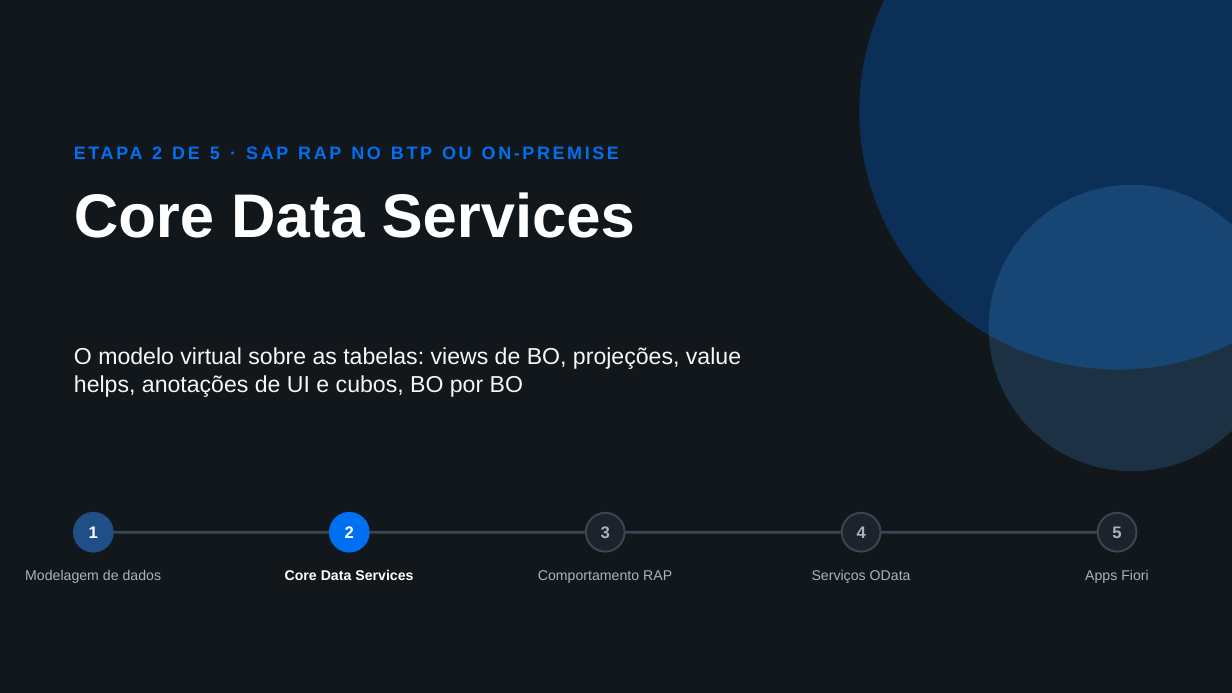
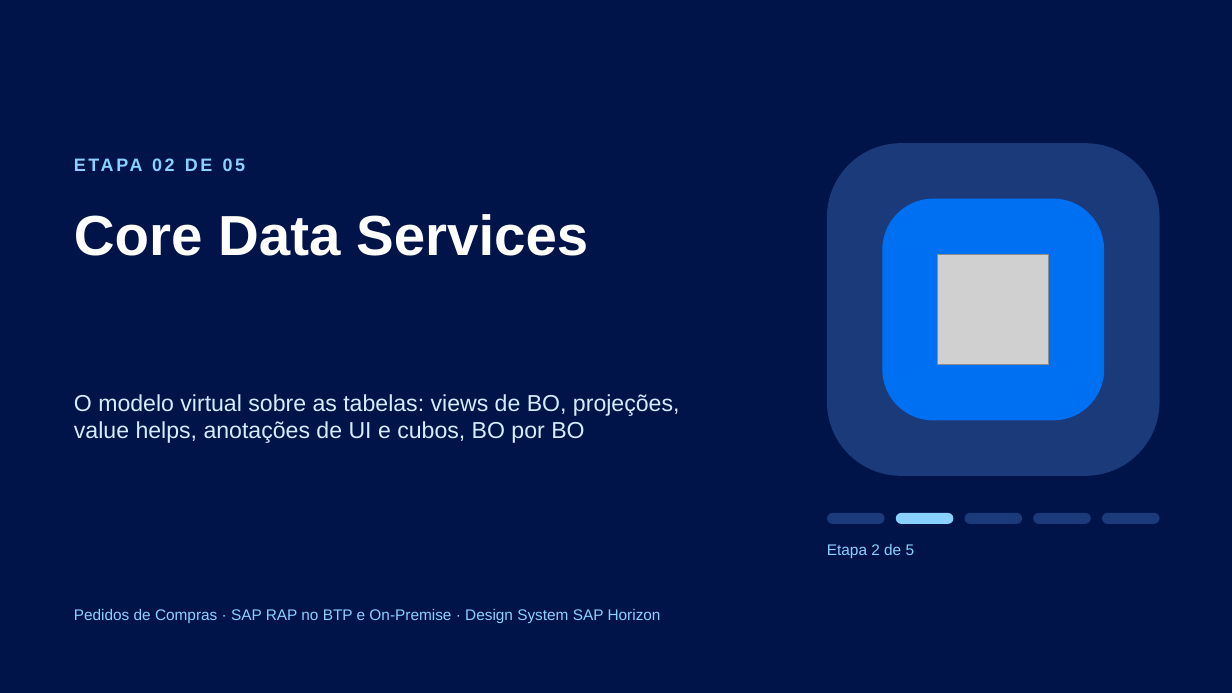
Before and after one commit to AdrianoBispo/sap-abap-rap-pedidos-de-compras-app, a slide deck: slide 1 of docs/apresentacoes/02-core-data-services.pptx. Drawn at 1232x693 pixels with LibreOffice and Linux fonts; fonts in the diff are those of the drawing; grey boxes stand for pictures. Boxes give left, top, right and bottom in pixels: in the first picture for what was removed or moved away, otherwise in the second. Text is boxed around its words. In the diff, an @@ line names an element or a change of style, - is before the commit and + after.

```diff
--- a/docs/apresentacoes/02-core-data-services.pptx
+++ b/docs/apresentacoes/02-core-data-services.pptx
@@ background #12171C to #00144A @@
@@ ellipse removed at [860, 0, 1232, 370] @@
@@ text at [152, 146, 220, 159]: text changed; text colour #0070F2 to #89D1FF @@
-ETAPA 2 DE 5 · SAP RAP NO BTP OU ON-PREMISE
+ETAPA 02 DE 05
@@ rounded rectangle added at [827, 143, 1160, 476], fill #1B3A7A @@
@@ title "Core Data Services": place and size @@
-title "Core Data Services" at [74, 192, 635, 238]
+title "Core Data Services" at [74, 214, 588, 256]
@@ title "Core Data Services" at [74, 214, 588, 256]: size 48 to 44 pt @@
@@ rounded rectangle added at [883, 199, 1104, 421], fill #0070F2 @@
@@ ellipse removed at [989, 185, 1232, 471] @@
@@ picture added at [938, 254, 1049, 365] @@
@@ text "O modelo virtual sobre as ...": place and size @@
-text "O modelo virtual sobre as ..." at [74, 347, 741, 397]
+text "O modelo virtual sobre as ..." at [74, 394, 679, 443]
@@ text "O modelo virtual sobre as ..." at [74, 394, 679, 443]: text colour #F5F6F7 to #D1EFFF @@
@@ ellipse removed at [74, 513, 113, 552] @@
-1
@@ line removed from (93, 532) to (1117, 532) @@
@@ ellipse removed at [330, 513, 369, 552] @@
-2
@@ ellipse removed at [586, 513, 625, 552] @@
-3
@@ rounded rectangle added at [827, 513, 884, 524], fill #1B3A7A @@
@@ ellipse removed at [842, 513, 881, 552] @@
-4
@@ rounded rectangle added at [896, 513, 953, 524], fill #89D1FF @@
@@ rounded rectangle added at [965, 513, 1022, 524], fill #1B3A7A @@
@@ rounded rectangle added at [1033, 513, 1091, 524], fill #1B3A7A @@
@@ ellipse removed at [1098, 513, 1137, 552] @@
-5
@@ rounded rectangle added at [1103, 513, 1160, 524], fill #1B3A7A @@
@@ text removed at [285, 569, 413, 580] @@
-Core Data Services
@@ text added at [827, 544, 915, 558], 12 pt, text #89D1FF @@
+Etapa 2 de 5
@@ text removed at [25, 570, 162, 583] @@
-Modelagem de dados
@@ text removed at [538, 570, 672, 583] @@
-Comportamento RAP
@@ text removed at [812, 570, 911, 583] @@
-Serviços OData
@@ text removed at [1085, 570, 1148, 583] @@
-Apps Fiori
@@ text added at [74, 609, 661, 623], 12 pt, text #89D1FF @@
+Pedidos de Compras · SAP RAP no BTP e On-Premise · Design System SAP Horizon
```
Also in this commit, not shown: 7 other slides changed, 4 other files.
